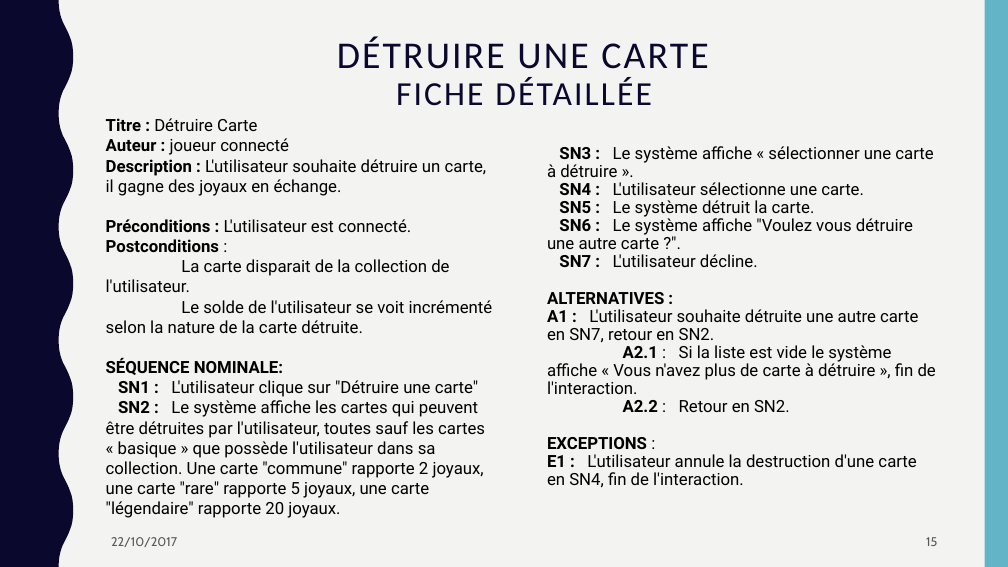
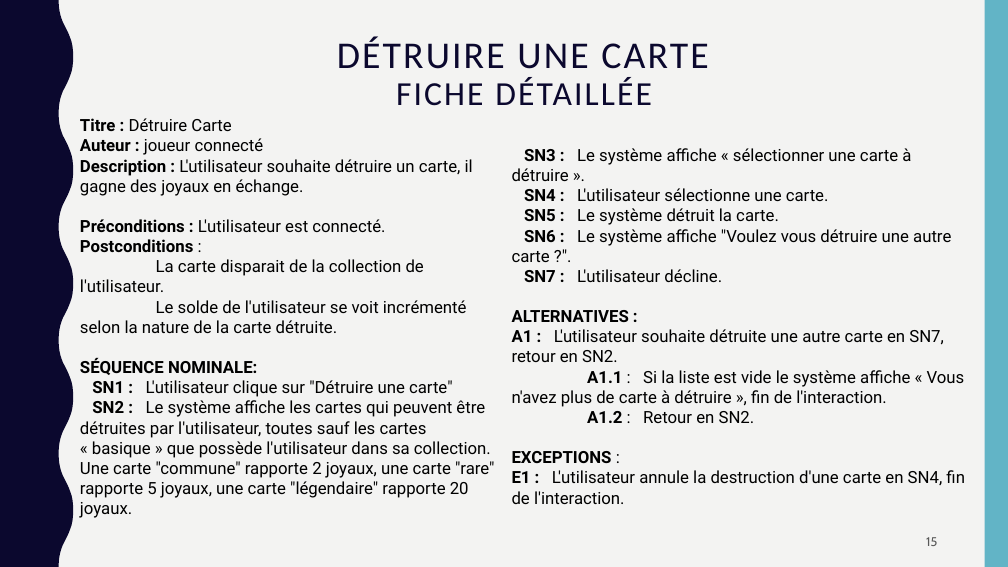
Before and after one commit to AlexiaBourmaud/StoneHearth, a slide deck: slide 15 of presentation/présentation2.pptx. Drawn at 1008x567 pixels with LibreOffice and Linux fonts; fonts in the diff are those of the drawing. Boxes give left, top, right and bottom in pixels: in the first picture for what was removed or moved away, otherwise in the second. Text is boxed around its words. In the diff, an @@ line names an element or a change of style, - is before the commit and + after.

```diff
--- a/presentation/présentation2.pptx
+++ b/presentation/présentation2.pptx
@@ text "Titre : Détruire Carte" rewrapped from (106, 118, 493, 518) to (80, 118, 494, 518) @@
@@ text "SN3 : Le système affiche ...": place and size @@
-text "SN3 : Le système affiche ..." at (547, 146, 936, 488)
+text "SN3 : Le système affiche ..." at (512, 148, 965, 504)
@@ text at (512, 148, 965, 504): line spacing 0.9 to 1 @@
@@ text at (512, 370, 965, 423): text changed @@
-A2.1 : Si la liste est vide le système affiche « Vous n'avez plus de carte à détruire », fin de l'interaction.
-A2.2 : Retour en SN2.
+A1.1 : Si la liste est vide le système affiche « Vous n'avez plus de carte à détruire », fin de l'interaction.
+A1.2 : Retour en SN2.
@@ text removed at (111, 537, 177, 547) @@
-22/10/2017
```
Also in this commit, not shown: 18 other slides changed.
